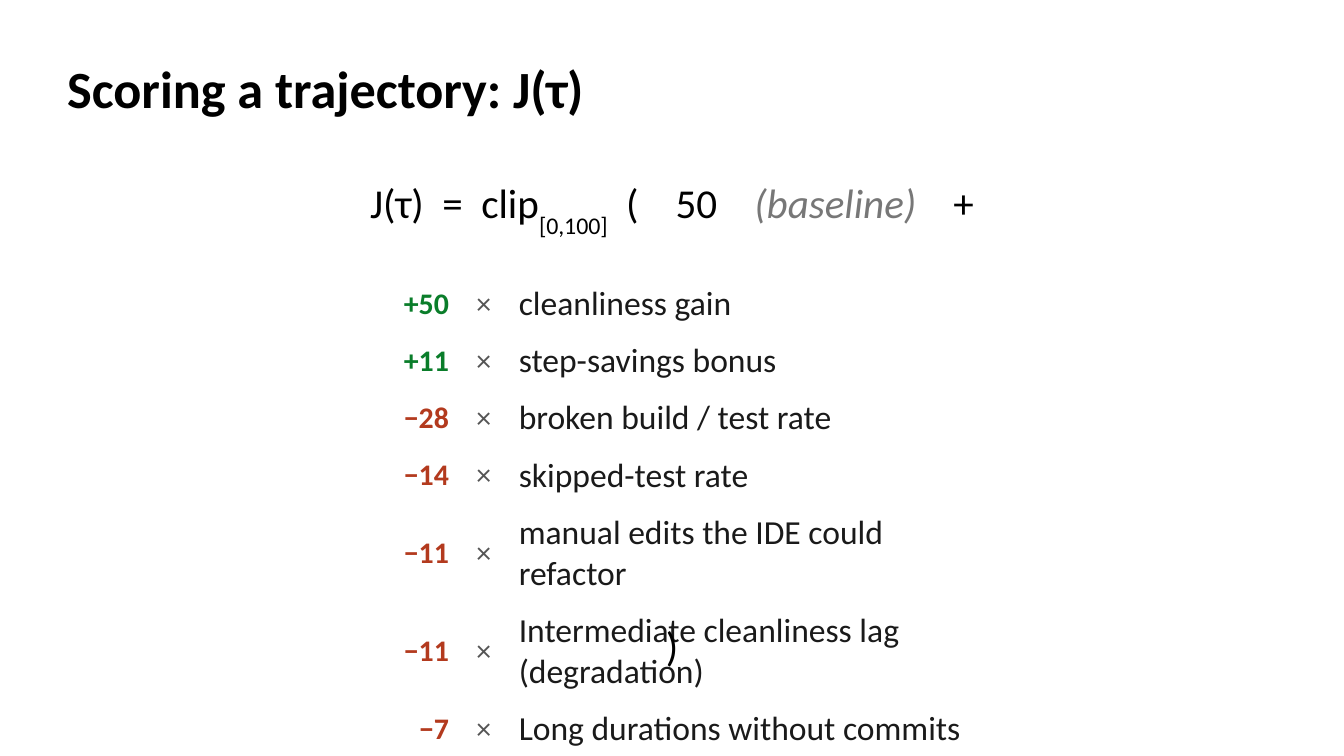
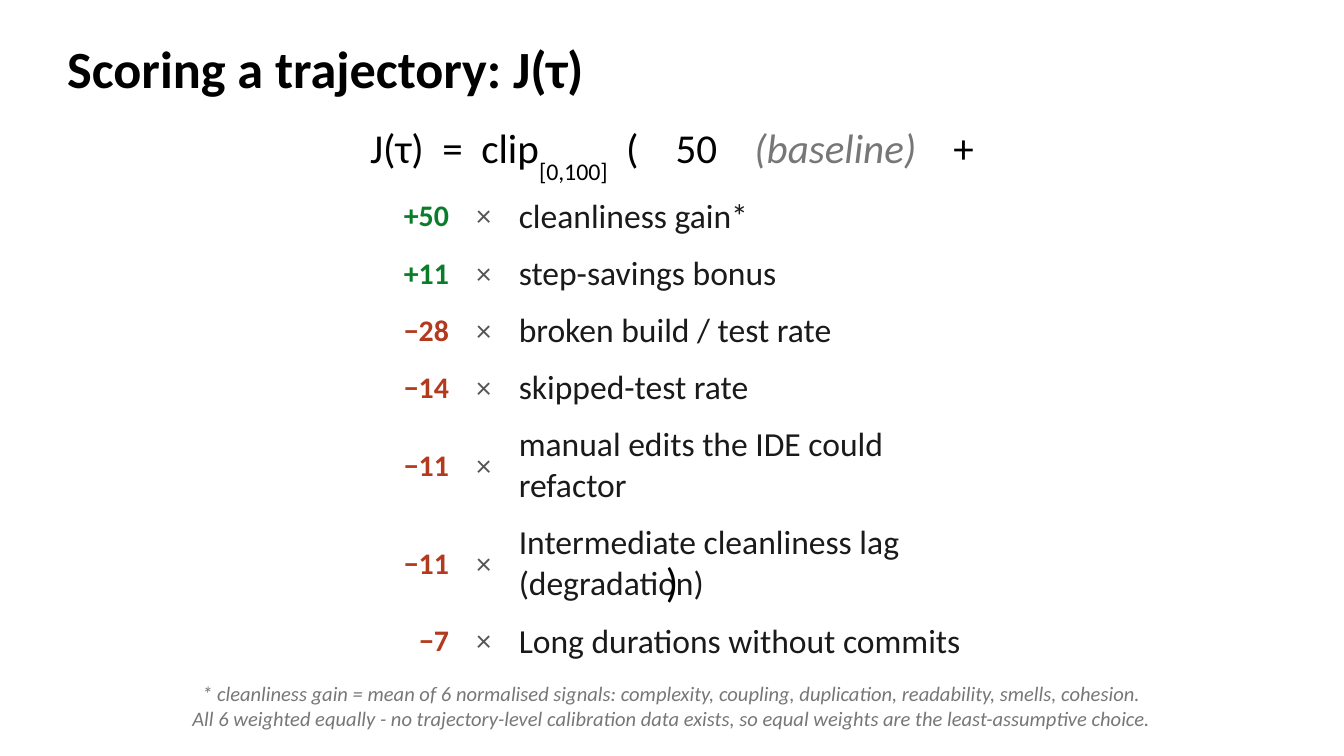
Before and after one commit to EthanHosier/fyp, a slide deck: slide 8 of presentation/slides.pptx. Drawn at 1344x756 pixels with LibreOffice and Linux fonts; fonts in the diff are those of the drawing. Boxes give left, top, right and bottom in pixels: in the first picture for what was removed or moved away, otherwise in the second. Text is boxed around its words. In the diff, an @@ line names an element or a change of style, - is before the commit and + after.

Commit message:
feat: improve the scoring trajectory slide

```diff
--- a/presentation/slides.pptx
+++ b/presentation/slides.pptx
@@ text "Scoring a trajectory: J(τ)": place and size @@
-text "Scoring a trajectory: J(τ)" at <box>67,69,583,117</box>
+text "Scoring a trajectory: J(τ)" at <box>67,49,583,97</box>
@@ text "J(τ) = clip[0,100] ( 50 ...": place and size @@
-text "J(τ) = clip[0,100] ( 50 ..." at <box>370,188,916,238</box>
+text "J(τ) = clip[0,100] ( 50 ..." at <box>370,133,916,184</box>
@@ table at <box>349,188,995,663</box> @@
-row 1, column 3: cleanliness gain
+row 1, column 3: cleanliness gain*
@@ table: place and size @@
-table at <box>349,276,995,750</box>
+table at <box>349,188,995,663</box>
@@ text ")" rewrapped from <box>67,612,1277,679</box> to <box>67,551,1277,612</box> @@
@@ text added at <box>192,687,1150,730</box>, 11 pt, text #777777, italic @@
+* cleanliness gain = mean of 6 normalised signals: complexity, coupling, duplication, readability, smells, cohesion.
+All 6 weighted equally - no trajectory-level calibration data exists, so equal weights are the least-assumptive choice.
```
Also in this commit, not shown: 1 other file.
